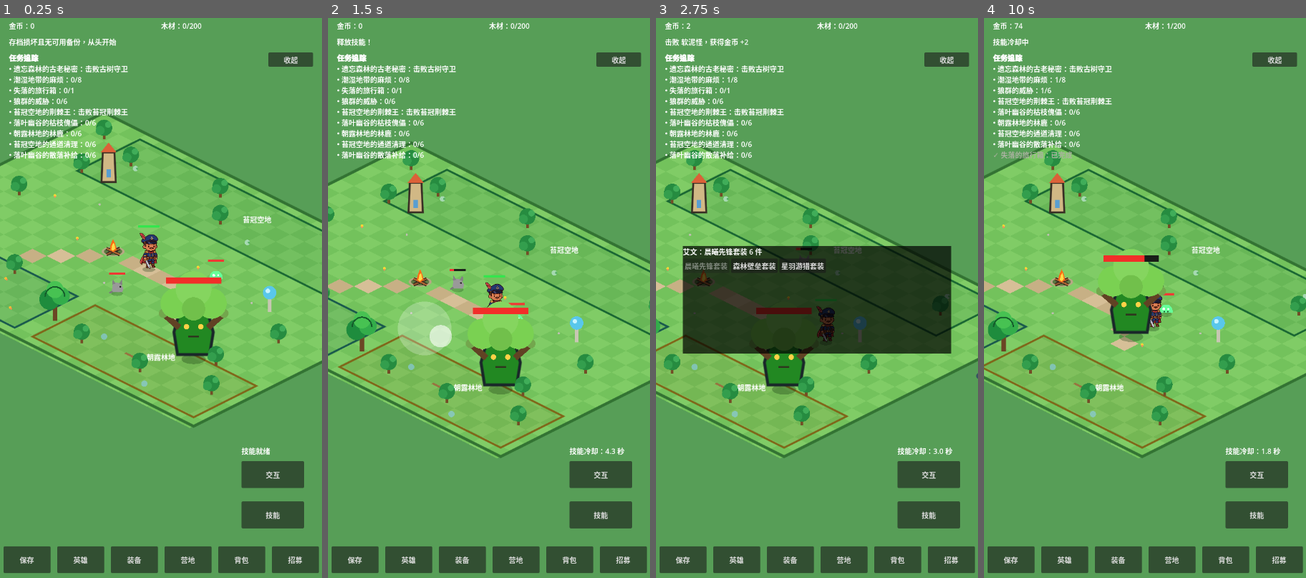
Above: before the commit, frames 1-4 (left to right).
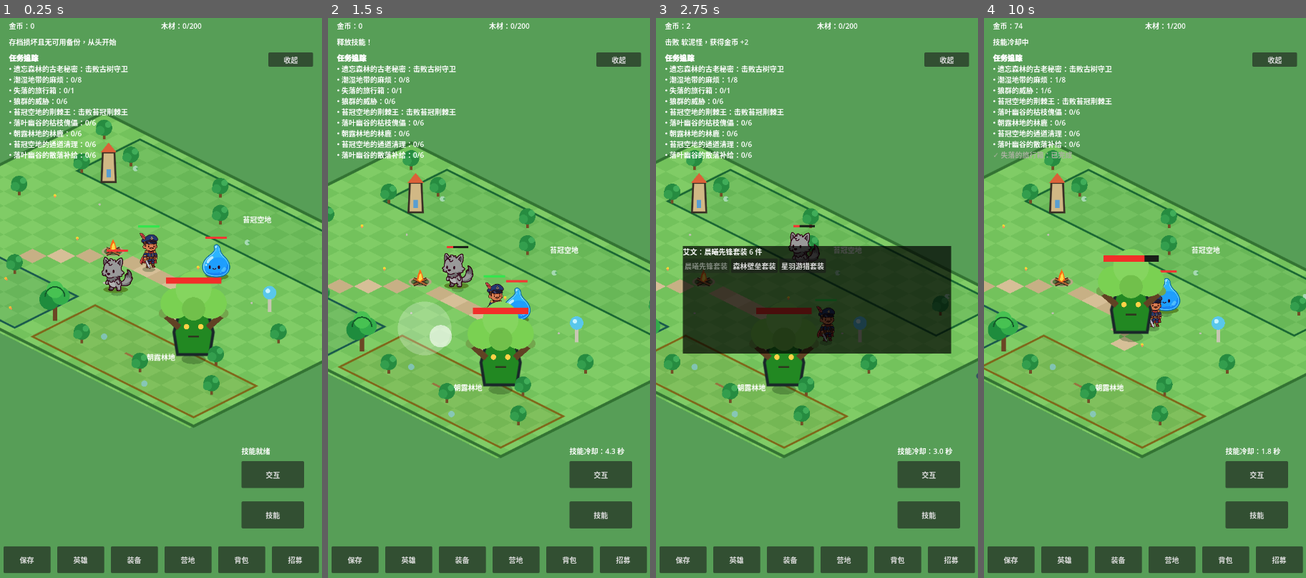
Above: after the commit, the same moments.

Repository: oneyi53/game
Game: Godot game, scene res://scenes/main.tscn
Same seed, same stepped clock (60 frames per second), same inputs: the game is played once before the commit and once after it.
Inputs (mouse positions are in pixels of both pictures, inside the frame that each line leads up to):
- Up to frame 1 (0.25 s): no input
- Up to frame 2 (1.5 s): tap Enter at 0.5 s; move the mouse to (559, 270) at 0.52 s; hold Right (ui_right) 0.53-1.25 s; tap E at 0.6 s; click (559, 270) at 0.67 s; tap Space at 0.77 s; drag from (424, 326) to (598, 410) at 1.27 s
- Up to frame 3 (2.75 s): move the mouse to (849, 174) at 2.02 s; hold Right (ui_right) from 2.03 s (still down); tap Q at 2.1 s
- Up to frame 4 (10 s): release Right (ui_right) at 2.75 s; drag from (1128, 415) to (1048, 214) at 2.77 s; move the mouse to (1241, 387) at 3.52 s; hold Left (ui_left) 3.53-4.25 s; tap B at 3.6, 8.1 s; tap Space at 3.77, 6.77, 9.77 s; drag from (1048, 214) to (1222, 410) at 4.27 s; move the mouse to (1161, 298) at 5.02 s; hold Down (ui_down) 5.03-5.75 s; tap E at 5.1, 9.6 s; click (1161, 298) at 5.17 s; drag from (1096, 158) to (1080, 326) at 5.77 s; move the mouse to (1215, 270) at 6.52 s; hold Up (ui_up) 6.53-7.25 s; tap Q at 6.6 s; drag from (1080, 326) to (1231, 410) at 7.27 s; move the mouse to (1177, 174) at 8.02 s; hold Down (ui_down) 8.03-8.75 s; drag from (1128, 415) to (1048, 214) at 8.77 s; move the mouse to (1241, 387) at 9.52 s; hold Up (ui_up) from 9.53 s (still down); click (1241, 387) at 9.67 s

The runs differ from the first frame. In frame 1, 0.8% of the frame differs, in the area x 31-72%, y 39-50%; in frame 2, 0.7%; in frame 3, 0.3%; in frame 4, 0.3%.

Commit message:
Integrate Muse monster sprites with foot-anchor rendering

Diff:
--- a/scripts/enemy/enemy.gd
+++ b/scripts/enemy/enemy.gd
@@ -2,6 +2,18 @@
 extends CharacterBody2D
 
 const WorldProjectionScript = preload("res://scripts/core/world_projection.gd")
+const ENEMY_TEXTURES := {
+    "slime": preload("res://assets/art-v1/sprites/monsters/slime.png"),
+    "wolf": preload("res://assets/art-v1/sprites/monsters/wolf.png"),
+    "thorn_vine": preload("res://assets/art-v1/sprites/monsters/thorn_vine.png"),
+    "forest_wasp": preload("res://assets/art-v1/sprites/monsters/forest_wasp.png"),
+    "valley_firefly": preload("res://assets/art-v1/sprites/monsters/valley_firefly.png"),
+    "withered_puppet": preload("res://assets/art-v1/sprites/monsters/withered_puppet.png"),
+    "stream_spirit": preload("res://assets/art-v1/sprites/monsters/stream_spirit.png"),
+    "valley_mushroom": preload("res://assets/art-v1/sprites/monsters/valley_mushroom.png"),
+    "dawn_deer": preload("res://assets/art-v1/sprites/monsters/dawn_deer.png"),
+    "hill_rock": preload("res://assets/art-v1/sprites/monsters/hill_rock.png")
+}
 
 # Ordinary monster. It retargets on a 0.5 s timer, never every frame,
 # chases the nearest living party member inside its aggro range and
@@ -94,65 +106,15 @@
 func _draw() -> void:
     if dead:
         return
-    var offset: Vector2 = WorldProjectionScript.world_to_screen(global_position) - global_position
-    draw_set_transform(offset, 0.0, Vector2(1.0, 0.42))
+    var projection_offset: Vector2 = WorldProjectionScript.world_to_screen(global_position) - global_position
+    draw_set_transform(projection_offset, 0.0, Vector2(1.0, 0.42))
     draw_circle(Vector2.ZERO, 13.0, Color(0.05, 0.18, 0.05, 0.25))
-    draw_set_transform(offset)
-    match enemy_id:
-        "slime":
-            draw_colored_polygon(PackedVector2Array([Vector2(-15.0, -3.0), Vector2(-13.0, -15.0), Vector2(-6.0, -21.0), Vector2(7.0, -21.0), Vector2(14.0, -13.0), Vector2(15.0, -3.0)]), enemy_color)
-            draw_circle(Vector2(-5.0, -12.0), 3.0, Color.WHITE)
-            draw_circle(Vector2(5.0, -12.0), 2.0, Color.WHITE)
-            draw_circle(Vector2(-4.0, -6.0), 1.5, Color(0.1, 0.2, 0.1))
-            draw_circle(Vector2(4.0, -6.0), 1.5, Color(0.1, 0.2, 0.1))
-        "wolf":
-            draw_colored_polygon(PackedVector2Array([Vector2(-12.0, -3.0), Vector2(-10.0, -20.0), Vector2(-5.0, -25.0), Vector2(7.0, -23.0), Vector2(14.0, -12.0), Vector2(12.0, -3.0)]), enemy_color)
-            draw_colored_polygon(PackedVector2Array([Vector2(-11.0, -20.0), Vector2(-10.0, -32.0), Vector2(-3.0, -22.0)]), enemy_color.darkened(0.15))
-            draw_colored_polygon(PackedVector2Array([Vector2(4.0, -22.0), Vector2(11.0, -32.0), Vector2(12.0, -19.0)]), enemy_color.darkened(0.15))
-            draw_circle(Vector2(7.0, -15.0), 1.8, Color(0.1, 0.1, 0.1))
-            draw_line(Vector2(-10.0, -5.0), Vector2(-17.0, -1.0), enemy_color.darkened(0.2), 4.0)
-        "thorn_vine":
-            draw_colored_polygon(PackedVector2Array([Vector2(-10.0, 0.0), Vector2(-14.0, -12.0), Vector2(-8.0, -25.0), Vector2(0.0, -18.0), Vector2(8.0, -26.0), Vector2(14.0, -12.0), Vector2(10.0, 0.0)]), enemy_color)
-            draw_line(Vector2(-10.0, -12.0), Vector2(-20.0, -20.0), Color(0.2, 0.6, 0.3), 3.0)
-            draw_line(Vector2(10.0, -12.0), Vector2(20.0, -20.0), Color(0.2, 0.6, 0.3), 3.0)
-            draw_circle(Vector2(0.0, -10.0), 3.0, Color(0.8, 0.9, 0.35))
-        "forest_wasp":
-            draw_circle(Vector2(-12.0, -18.0), 8.0, Color(0.9, 1.0, 1.0, 0.48))
-            draw_circle(Vector2(12.0, -18.0), 8.0, Color(0.9, 1.0, 1.0, 0.48))
-            draw_colored_polygon(PackedVector2Array([Vector2(-8.0, -6.0), Vector2(-9.0, -19.0), Vector2(0.0, -26.0), Vector2(9.0, -19.0), Vector2(8.0, -6.0)]), enemy_color)
-            draw_rect(Rect2(-9.0, -13.0, 18.0, 4.0), Color(0.18, 0.18, 0.1))
-            draw_line(Vector2(0.0, -24.0), Vector2(0.0, -31.0), Color(0.2, 0.2, 0.1), 2.0)
-        "valley_firefly":
-            draw_circle(Vector2.ZERO, 10.0, enemy_color.lightened(0.12))
-            draw_circle(Vector2(0.0, -2.0), 5.0, Color(1.0, 0.98, 0.55))
-            draw_circle(Vector2(-10.0, -14.0), 5.0, Color(0.9, 1.0, 0.7, 0.55))
-            draw_circle(Vector2(10.0, -14.0), 5.0, Color(0.9, 1.0, 0.7, 0.55))
-        "withered_puppet":
-            draw_colored_polygon(PackedVector2Array([Vector2(-11.0, 0.0), Vector2(-10.0, -19.0), Vector2(-6.0, -25.0), Vector2(7.0, -24.0), Vector2(11.0, -17.0), Vector2(9.0, 0.0)]), enemy_color)
-            draw_line(Vector2(-7.0, -16.0), Vector2(-16.0, -8.0), Color(0.55, 0.35, 0.2), 3.0)
-            draw_line(Vector2(7.0, -16.0), Vector2(16.0, -8.0), Color(0.55, 0.35, 0.2), 3.0)
-            draw_circle(Vector2(-3.0, -17.0), 2.0, Color(1.0, 0.85, 0.45))
-            draw_circle(Vector2(4.0, -17.0), 2.0, Color(1.0, 0.85, 0.45))
-        "stream_spirit":
-            draw_colored_polygon(PackedVector2Array([Vector2(-11.0, -2.0), Vector2(-15.0, -14.0), Vector2(-7.0, -25.0), Vector2(0.0, -31.0), Vector2(8.0, -22.0), Vector2(14.0, -10.0), Vector2(9.0, -2.0)]), enemy_color.lightened(0.15))
-            draw_arc(Vector2(0.0, -9.0), 9.0, 0.2, 2.9, 14, Color(0.9, 1.0, 1.0, 0.85), 2.0)
-        "valley_mushroom":
-            draw_rect(Rect2(-5.0, -15.0, 10.0, 15.0), Color(0.92, 0.82, 0.68))
-            draw_colored_polygon(PackedVector2Array([Vector2(-17.0, -15.0), Vector2(-14.0, -24.0), Vector2(-6.0, -30.0), Vector2(7.0, -30.0), Vector2(15.0, -23.0), Vector2(18.0, -15.0)]), enemy_color)
-            draw_circle(Vector2(-7.0, -22.0), 2.5, Color(1.0, 0.9, 0.9))
-            draw_circle(Vector2(7.0, -24.0), 2.5, Color(1.0, 0.9, 0.9))
-        "dawn_deer":
-            draw_colored_polygon(PackedVector2Array([Vector2(-12.0, -4.0), Vector2(-11.0, -19.0), Vector2(4.0, -22.0), Vector2(13.0, -12.0), Vector2(11.0, -3.0)]), enemy_color)
-            draw_line(Vector2(-5.0, -20.0), Vector2(-10.0, -31.0), Color(0.7, 0.58, 0.38), 2.0)
-            draw_line(Vector2(-10.0, -31.0), Vector2(-15.0, -34.0), Color(0.7, 0.58, 0.38), 2.0)
-            draw_line(Vector2(5.0, -20.0), Vector2(10.0, -31.0), Color(0.7, 0.58, 0.38), 2.0)
-            draw_line(Vector2(10.0, -31.0), Vector2(15.0, -34.0), Color(0.7, 0.58, 0.38), 2.0)
-            draw_circle(Vector2(4.0, -17.0), 2.0, Color(0.12, 0.12, 0.12))
-        "hill_rock":
-            draw_colored_polygon(PackedVector2Array([Vector2(-15.0, -2.0), Vector2(-13.0, -17.0), Vector2(-5.0, -26.0), Vector2(8.0, -24.0), Vector2(15.0, -13.0), Vector2(12.0, -2.0)]), enemy_color)
-            draw_colored_polygon(PackedVector2Array([Vector2(-8.0, -18.0), Vector2(-4.0, -24.0), Vector2(2.0, -20.0)]), Color(0.75, 0.75, 0.72))
-            draw_circle(Vector2(7.0, -7.0), 3.0, Color(1.0, 0.8, 0.2))
-    # Keep the health bar clear of ears, horns, wings and mushroom caps.
-    draw_rect(Rect2(-18.0, -47.0, 36.0, 5.0), Color(0.08, 0.08, 0.08, 0.92))
-    var fill: float = 36.0 * float(hp) / float(max_hp) if max_hp > 0 else 0.0
-    draw_rect(Rect2(-18.0, -47.0, fill, 5.0), Color(0.95, 0.22, 0.2))
+    draw_set_transform(projection_offset)
+    var enemy_texture: Texture2D = ENEMY_TEXTURES.get(enemy_id)
+    if enemy_texture != null:
+        # 512px canvas, foot anchor (256, 480), displayed at 96px high.
+        draw_texture_rect(enemy_texture, Rect2(-48.0, -90.0, 96.0, 96.0), false)
+    # Keep the health bar above horns, wings and tall silhouettes.
+    draw_rect(Rect2(-24.0, -98.0, 48.0, 5.0), Color(0.08, 0.08, 0.08, 0.92))
+    var fill: float = 48.0 * float(hp) / float(max_hp) if max_hp > 0 else 0.0
+    draw_rect(Rect2(-24.0, -98.0, fill, 5.0), Color(0.95, 0.22, 0.2))
